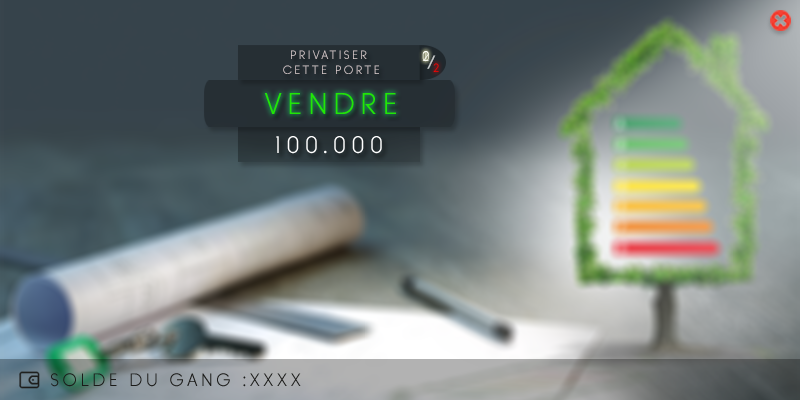
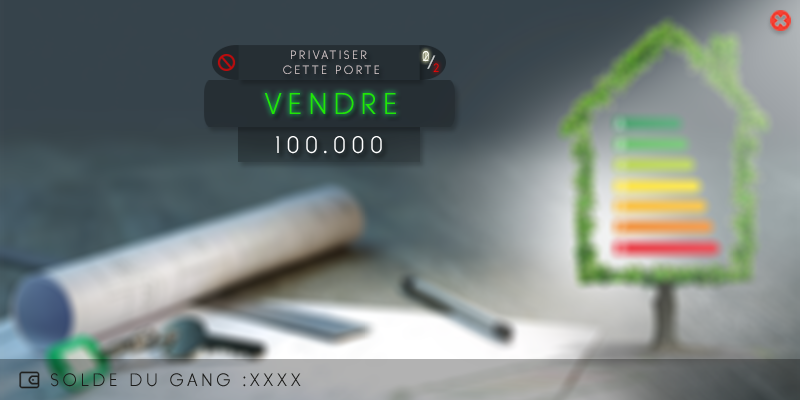
The second 800 x 400 image is a revision of the first. Changes to its layers:
added layer "Déprivatiser" (70%) above "Déprivatiser elipse" over (217, 54, 236, 71)
added layer "Déprivatiser elipse" (40%) above "counter" over (212, 45, 239, 80)
